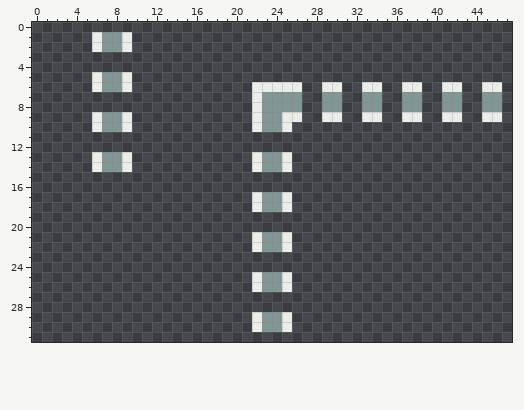
One commit to this pixel-art file: Art/Dots.aseprite. Above: the version before the commit.
48x32 pixels, 1 frame.
After:
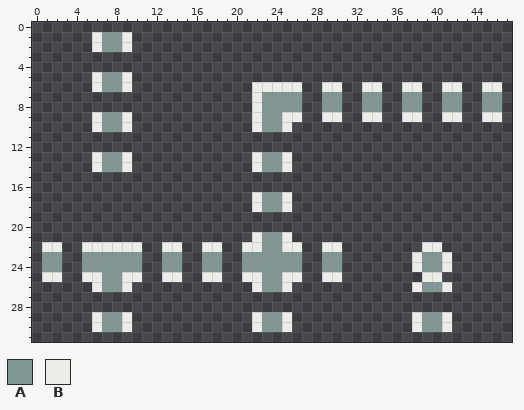
Palette (. is transparent): A #819796  B #ebede9
From old to new:
@@ x 0..47 @@
 21 ......................BAAB......................
-22 ......................BAAB......................
-23 ................................................
-24 ................................................
-25 ......................BAAB......................
-26 ......................BAAB......................
+22 .BB..BBBBBB..BB..BB..BBAABB..BB........BB.......
+23 .AA..AAAAAA..AA..AA..AAAAAA..AA.......BAAB......
+24 .AA..AAAAAA..AA..AA..AAAAAA..AA.......BAAB......
+25 .BB..BBAABB..BB..BB..BBAABB..BB........BB.......
+26 ......BAAB............BAAB............BAAB......
 27 ................................................
 28 ................................................
-29 ......................BAAB......................
-30 ......................BAAB......................
+29 ......BAAB............BAAB............BAAB......
+30 ......BAAB............BAAB............BAAB......
 31 ................................................
